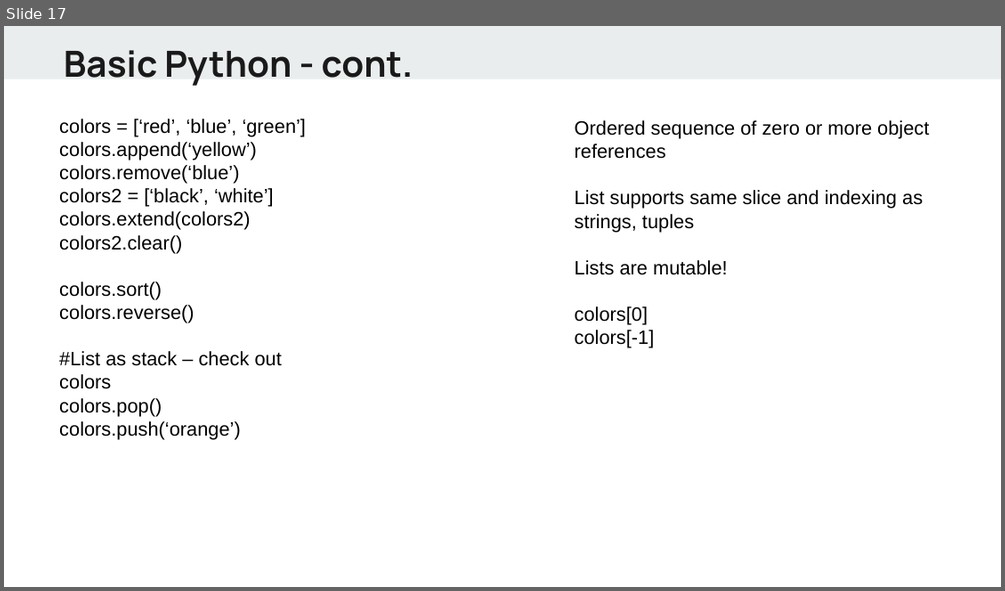
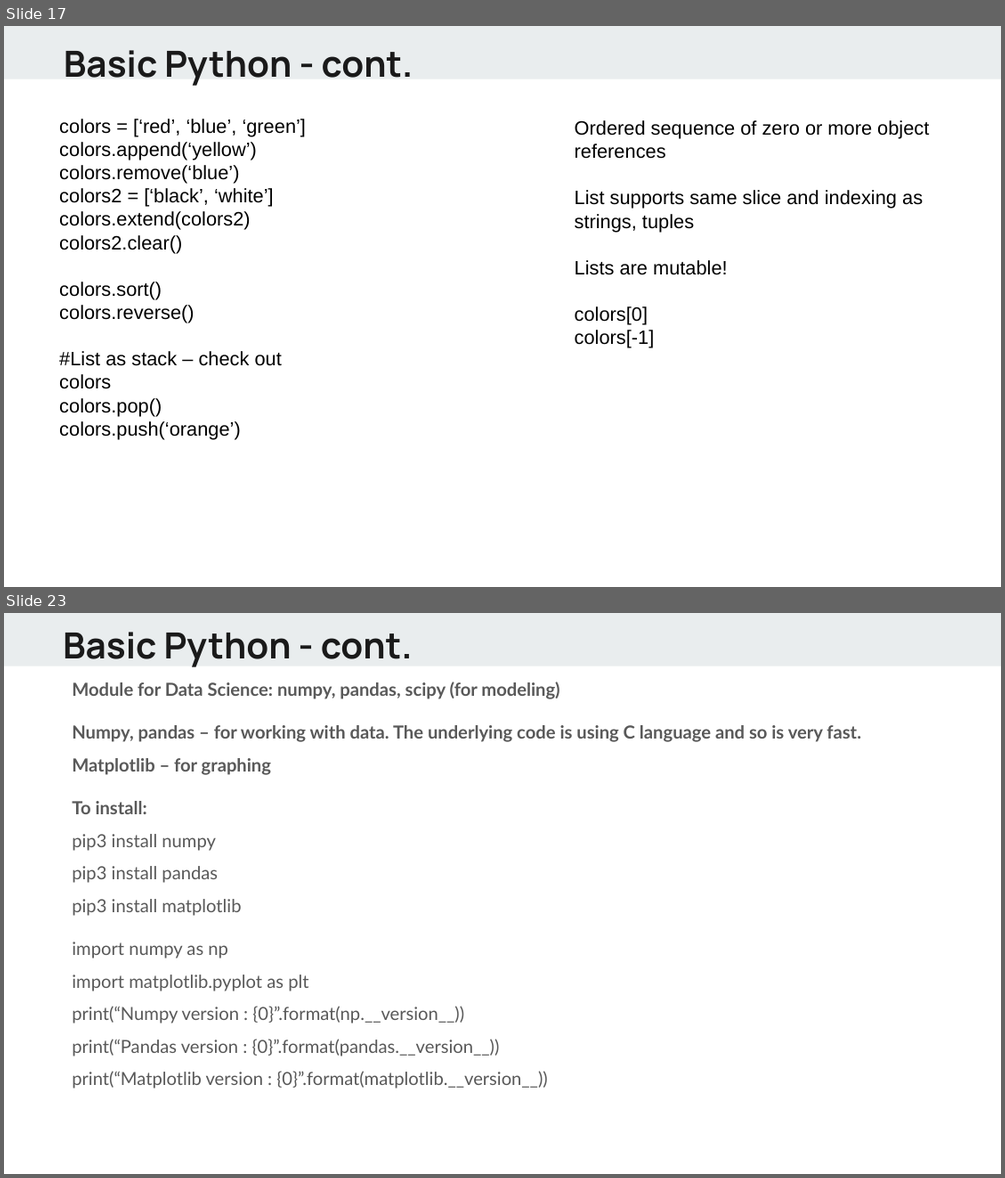
Before and after one commit to alif0/hello_world, a slide deck: lectures/Python - day1.pptx. Shown one above the other, each under a label of ours: slide 17 before the commit, slides 17 and 23 after it; the slides between them are not shown. The pictures are 1005x591 and 1005x1178 pixels, drawn with LibreOffice and Linux fonts; fonts in the diff are those of the drawing. Boxes give left, top, right and bottom in pixels: in the first picture for what was removed or moved away, otherwise in the second. Text is boxed around its words. In the diff, an @@ line names an element or a change of style, - is before the commit and + after.

```diff
--- a/lectures/Python - day1.pptx
+++ b/lectures/Python - day1.pptx
@@ slide 23 added at (4, 613, 1001, 1174), background #FFFFFF; not listed: 1 template element that a slide beside it also shows @@
@@ text added at (63, 632, 413, 667), 26 pt, text #1A1A1A, bold @@
+Basic Python - cont.
@@ text added at (72, 682, 861, 1088), 13 pt, text #595959 @@
+Module for Data Science: numpy, pandas, scipy (for modeling)
+Numpy, pandas – for working with data. The underlying code is using C language and so is very fast.
+Matplotlib – for graphing
+To install:
+pip3 install numpy
+pip3 install pandas
+pip3 install matplotlib
+import numpy as np
+import matplotlib.pyplot as plt
+print(“Numpy version : {0}”.format(np.__version__))
+print(“Pandas version : {0}”.format(pandas.__version__))
+print(“Matplotlib version : {0}”.format(matplotlib.__version__))
```
Also in this commit, not shown: 2 slides changed, 6 other slides added.
